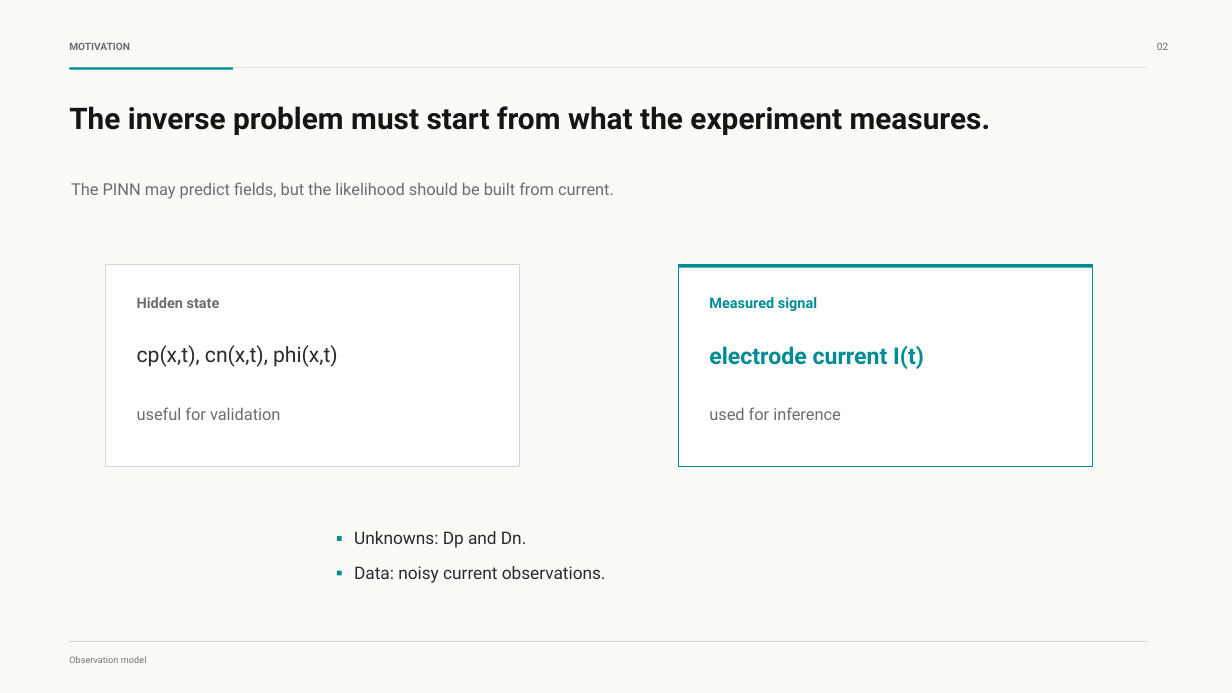
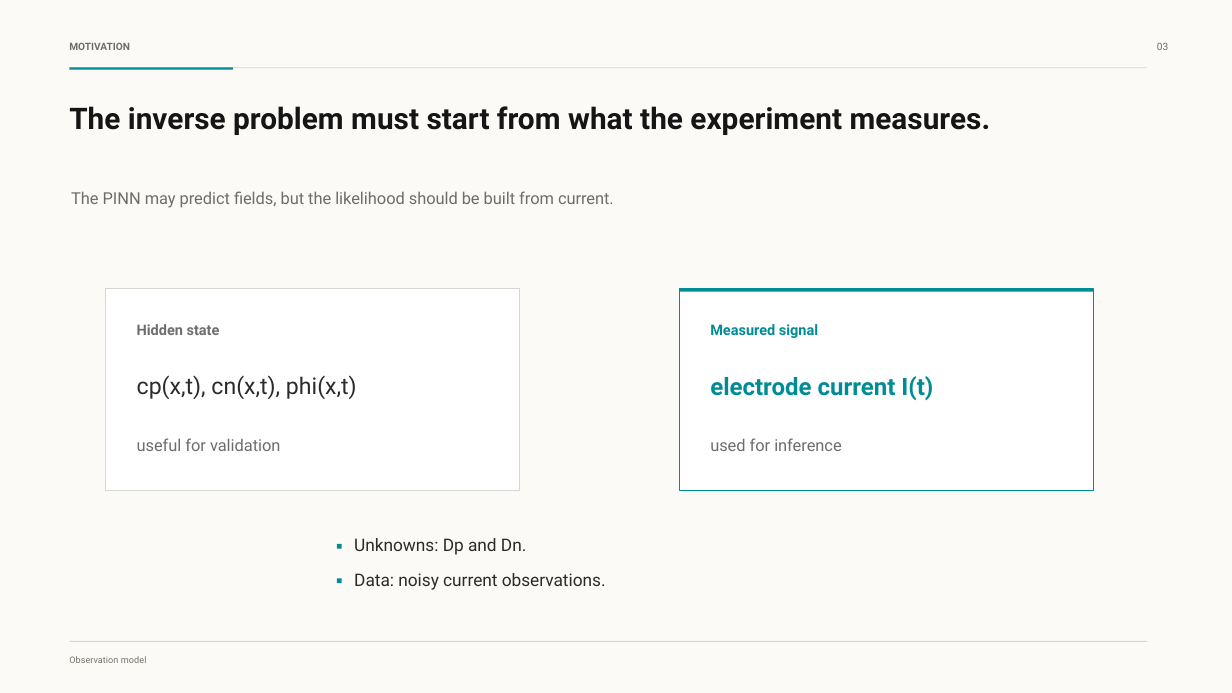
Before and after one commit to jack28257/PINN_JAX, a slide deck: slide 3 of presentation/pnp_pinn_current_inference_presentation.pptx (slide 2 before the commit). Drawn at 1232x693 pixels with LibreOffice and Linux fonts; fonts in the diff are those of the drawing. Boxes give left, top, right and bottom in pixels: in the first picture for what was removed or moved away, otherwise in the second. Text is boxed around its words. In the diff, an @@ line names an element or a change of style, - is before the commit and + after.

```diff
--- a/presentation/pnp_pinn_current_inference_presentation.pptx
+++ b/presentation/pnp_pinn_current_inference_presentation.pptx
@@ text "The PINN may predict fields, ..." moved from (x1=71, y1=182, x2=614, y2=199) to (x1=71, y1=191, x2=614, y2=208) @@
@@ 3 rectangles moved together from (x1=106, y1=264, x2=1092, y2=467) to (x1=106, y1=288, x2=1093, y2=491) @@
@@ text "Hidden state" moved from (x1=137, y1=297, x2=220, y2=308) to (x1=137, y1=324, x2=220, y2=335) @@
@@ text "Measured signal" moved from (x1=709, y1=297, x2=817, y2=311) to (x1=710, y1=324, x2=818, y2=338) @@
@@ text "cp(x,t), cn(x,t), phi(x,t)" moved from (x1=137, y1=345, x2=338, y2=367) to (x1=137, y1=375, x2=357, y2=399) @@
@@ text "cp(x,t), cn(x,t), phi(x,t)" at (x1=137, y1=375, x2=357, y2=399): size 16.5 to 18 pt @@
@@ text "electrode current I(t)" moved from (x1=709, y1=346, x2=924, y2=369) to (x1=710, y1=376, x2=933, y2=400) @@
@@ text "electrode current I(t)" at (x1=710, y1=376, x2=933, y2=400): size 18 to 18.8 pt @@
@@ text "useful for validation" moved from (x1=137, y1=407, x2=280, y2=420) to (x1=137, y1=438, x2=280, y2=451) @@
@@ text "used for inference" moved from (x1=709, y1=407, x2=840, y2=420) to (x1=710, y1=438, x2=841, y2=451) @@
@@ text "Unknowns: Dp and Dn." moved from (x1=354, y1=531, x2=526, y2=548) to (x1=354, y1=538, x2=526, y2=555) @@
@@ rectangle moved from (x1=337, y1=536, x2=342, y2=541) to (x1=337, y1=544, x2=342, y2=549) @@
@@ text "Data: noisy current observations." moved from (x1=354, y1=566, x2=606, y2=583) to (x1=354, y1=573, x2=606, y2=590) @@
@@ rectangle moved from (x1=337, y1=571, x2=342, y2=576) to (x1=337, y1=579, x2=342, y2=583) @@
```
Also in this commit, not shown: 11 other slides changed, 2 slides added, 2 other files.
